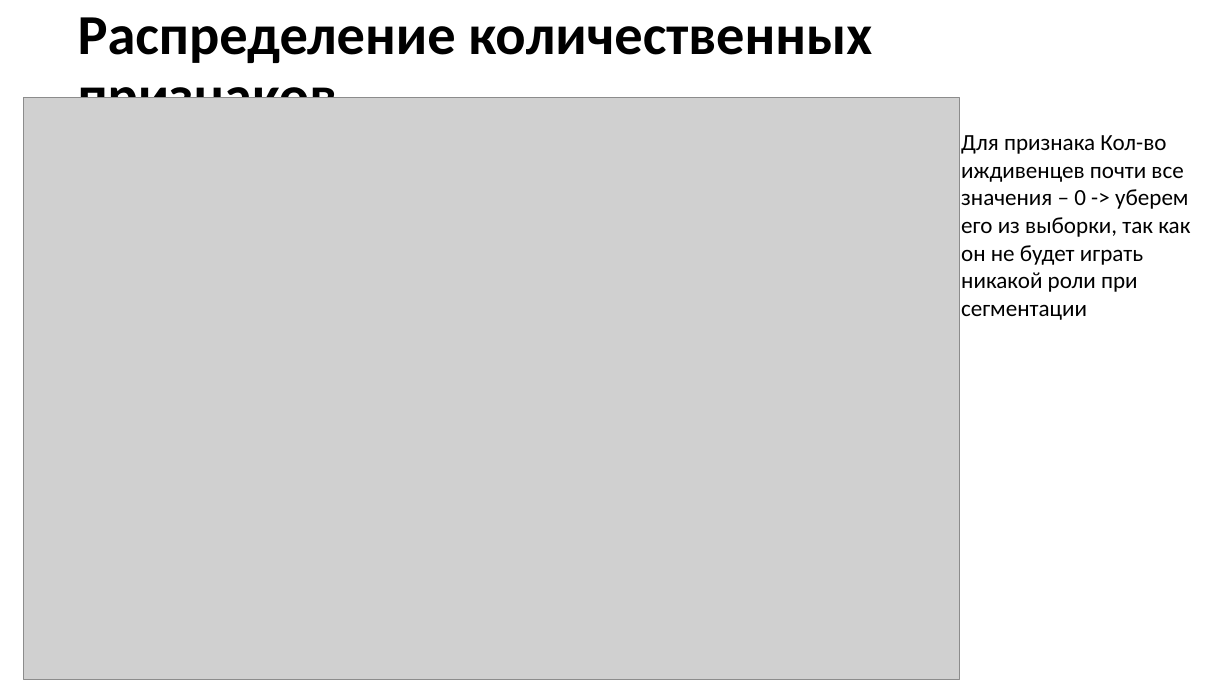
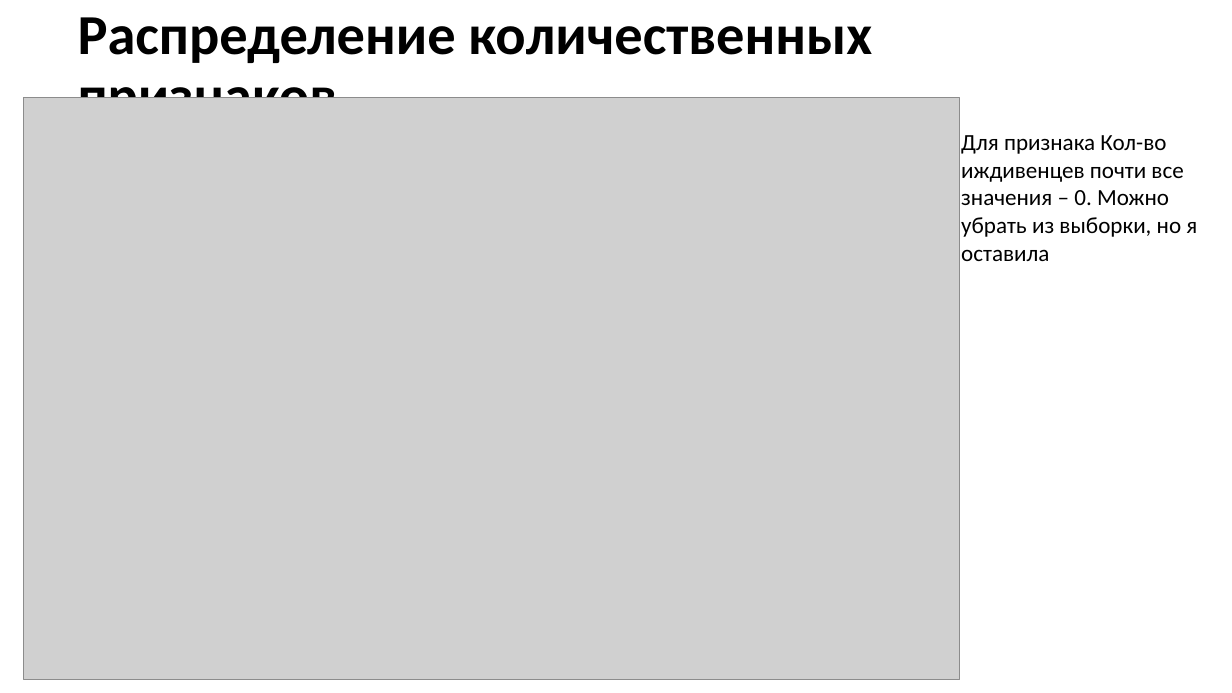
Before and after one commit to luckykittty/Methods_and_means_of_big_data_processing, a slide deck: slide 11 of HW_1_2025-Качалина_Екатерина/ДЗ1.pptx. Drawn at 1232x693 pixels with LibreOffice and Linux fonts; fonts in the diff are those of the drawing; grey boxes stand for pictures. Boxes give left, top, right and bottom in pixels: in the first picture for what was removed or moved away, otherwise in the second. Text is boxed around its words. In the diff, an @@ line names an element or a change of style, - is before the commit and + after.

```diff
--- a/HW_1_2025-Качалина_Екатерина/ДЗ1.pptx
+++ b/HW_1_2025-Качалина_Екатерина/ДЗ1.pptx
@@ text at (x1=961, y1=135, x2=1197, y2=261): text changed @@
-Для признака Кол-во иждивенцев почти все значения – 0 -> уберем его из выборки, так как он не будет играть никакой роли при сегментации
+Для признака Кол-во иждивенцев почти все значения – 0. Можно убрать из выборки, но я оставила
```
